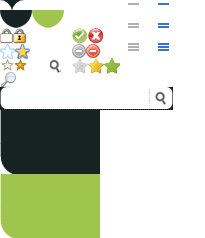
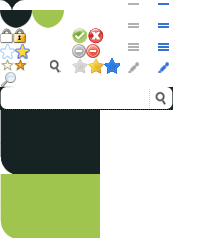
Before/after of a 205 x 238 layered artwork. What changed in the layer stack:
painted on "rating - on" over [104, 58, 120, 74]
added group "Custom" with 3 layers in group "userItem Style" over [128, 62, 169, 73]
added layer "userItem - custom, off" in group "Custom" over [128, 62, 139, 73]
added layer "userItem - custom, hover" in group "Custom" over [158, 62, 169, 73]
